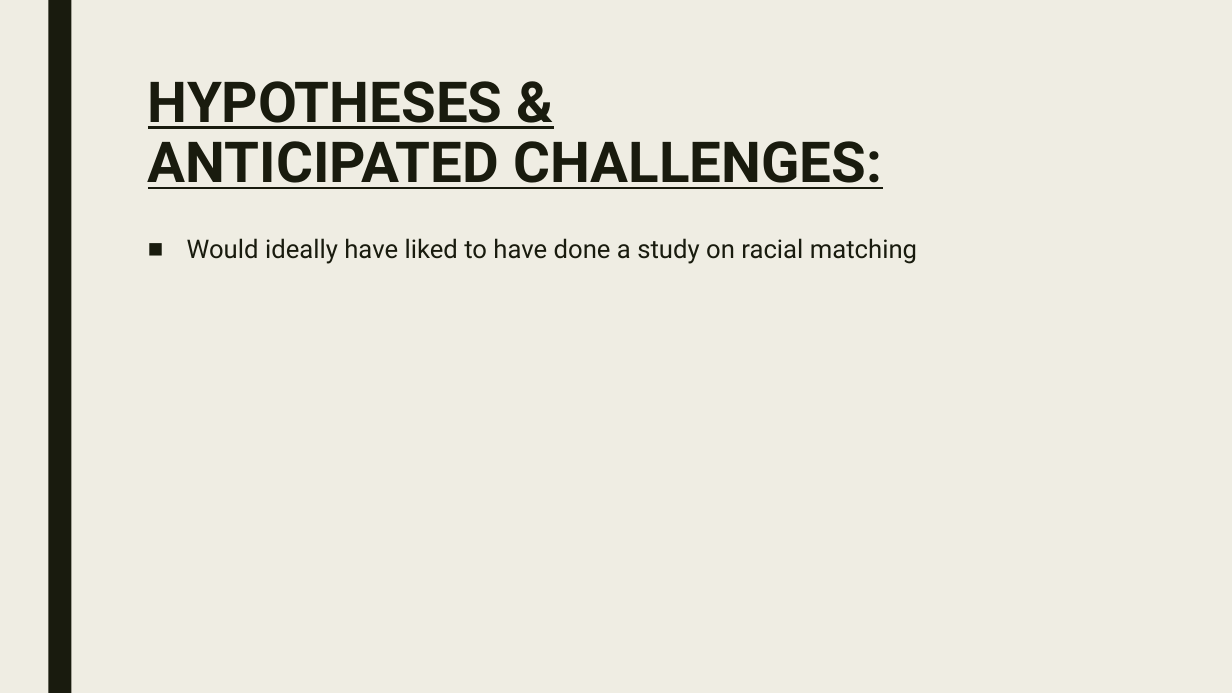
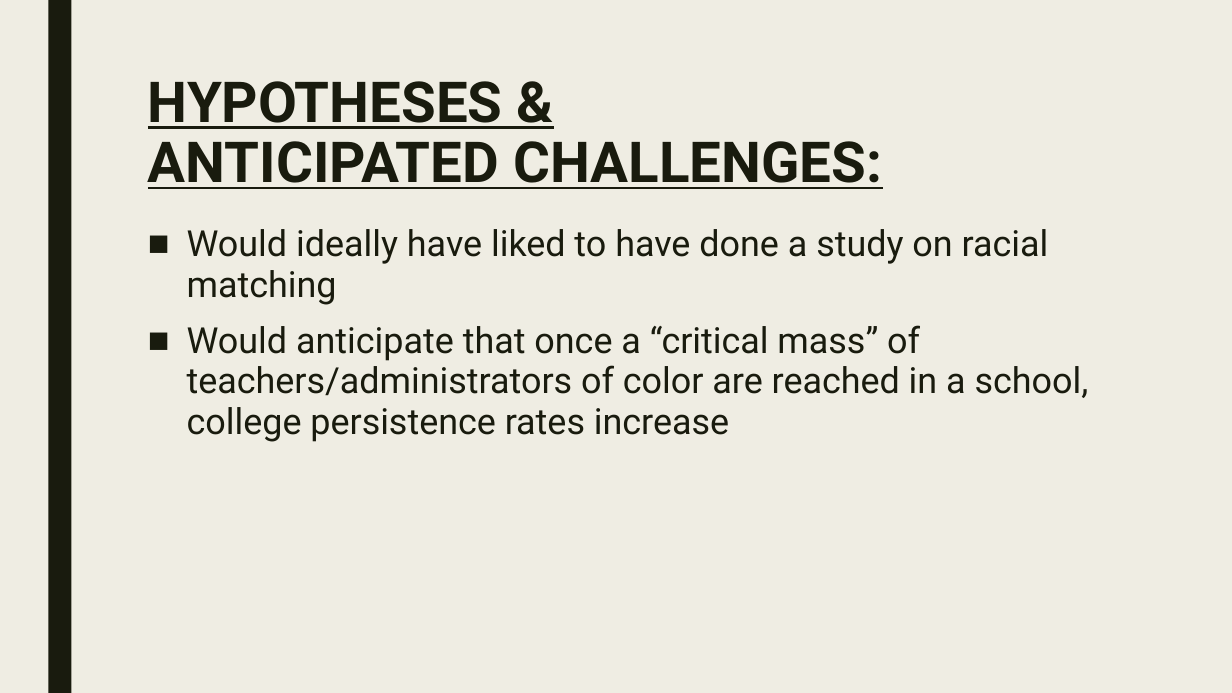
Before and after one commit to Sun-Kev/MACS30200proj, a slide deck: slide 9 of Proposal/proposal_slides.pptx (slide 10 before the commit). Drawn at 1232x693 pixels with LibreOffice and Linux fonts; fonts in the diff are those of the drawing. Boxes give left, top, right and bottom in pixels: in the first picture for what was removed or moved away, otherwise in the second. Text is boxed around its words. In the diff, an @@ line names an element or a change of style, - is before the commit and + after.

```diff
--- a/Proposal/proposal_slides.pptx
+++ b/Proposal/proposal_slides.pptx
@@ text "Would ideally have liked to ...": place and size @@
-text "Would ideally have liked to ..." at (187, 238, 917, 264)
+text "Would ideally have liked to ..." at (187, 229, 1089, 442)
@@ text at (187, 229, 1049, 305): size 20 to 28 pt in "Would ideally have liked to have done ..." @@
@@ text at (187, 325, 1089, 442): paragraph added @@
+■ Would anticipate that once a “critical mass” of teachers/administrators of color are reached in a school, college persistence rates increase
```
Also in this commit, not shown: 4 other slides changed, 2 slides added, 3 slides removed.
